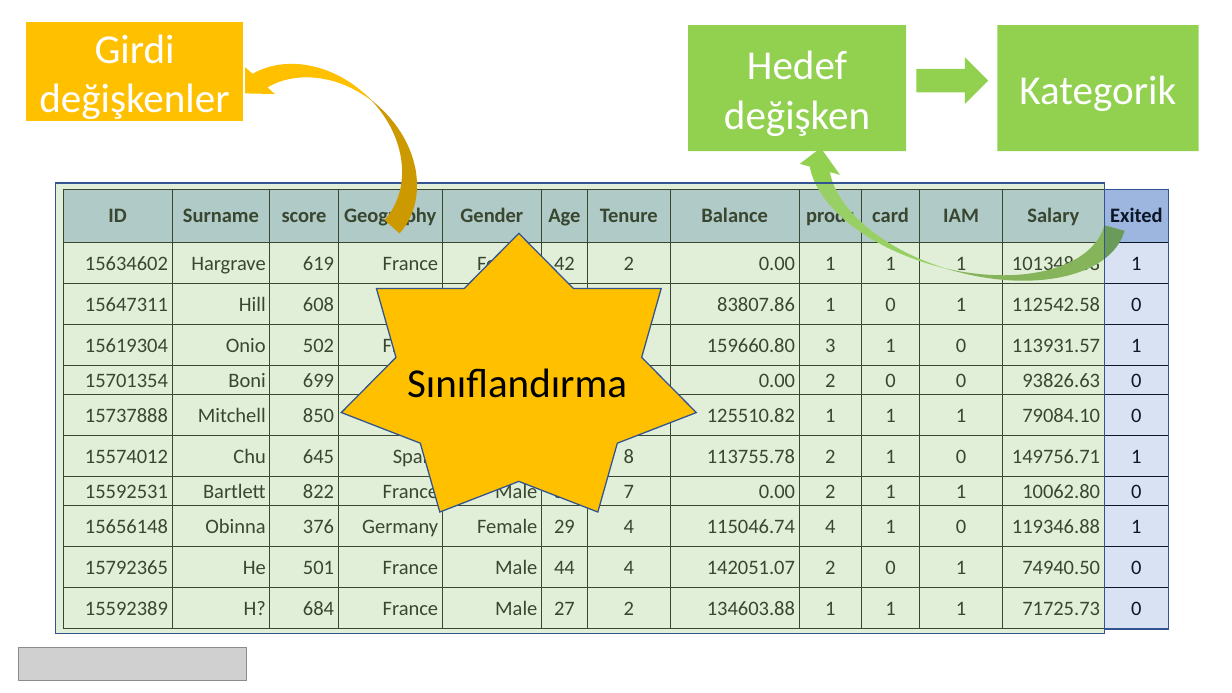
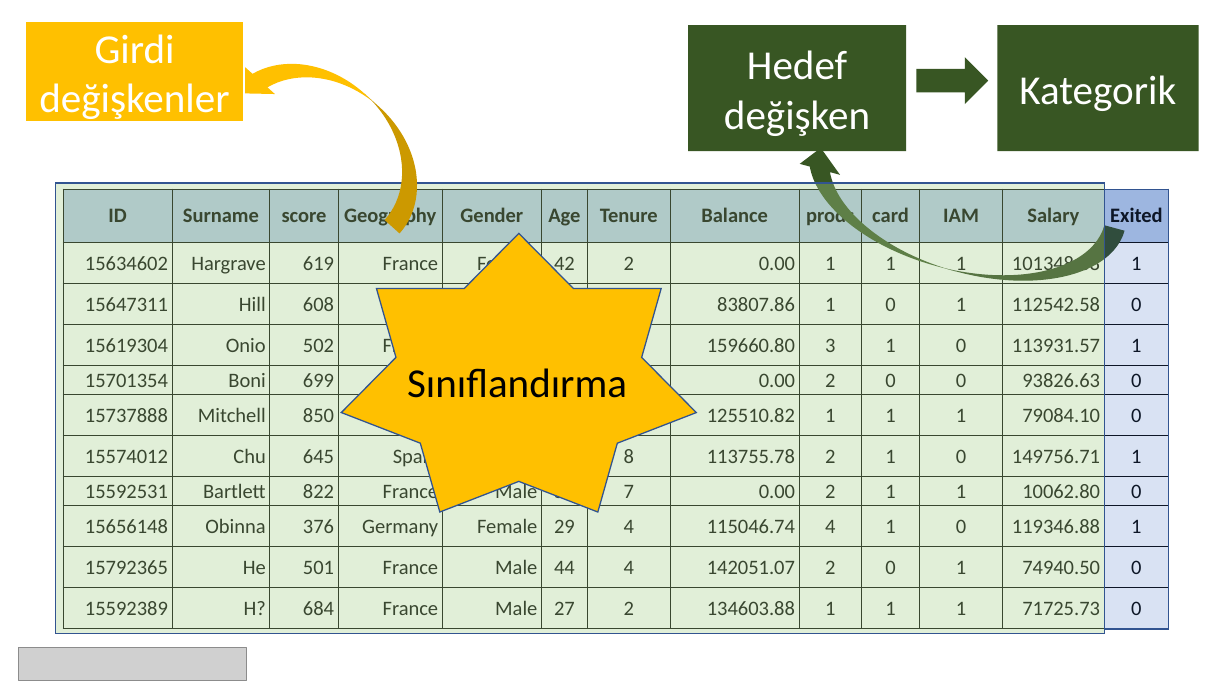
Before and after one commit to MustafaErenSonkaya/machine-learning-with-python-101, a slide deck: slide 6 of presentations/05. Hangi problemi hangi teknikle çözeriz.pptx. Drawn at 1232x693 pixels with LibreOffice and Linux fonts; fonts in the diff are those of the drawing; grey boxes stand for pictures. Boxes give left, top, right and bottom in pixels: in the first picture for what was removed or moved away, otherwise in the second. Text is boxed around its words. In the diff, an @@ line names an element or a change of style, - is before the commit and + after.

```diff
--- a/presentations/05. Hangi problemi hangi teknikle çözeriz.pptx
+++ b/presentations/05. Hangi problemi hangi teknikle çözeriz.pptx
@@ fill #92D050 to #385723 in 4 elements at <box>689,25,907,151</box>, <box>997,25,1199,151</box>, <box>779,142,1124,311</box>, <box>917,57,989,104</box> @@
```
Also in this commit, not shown: 2 other slides changed, 31 other files.
